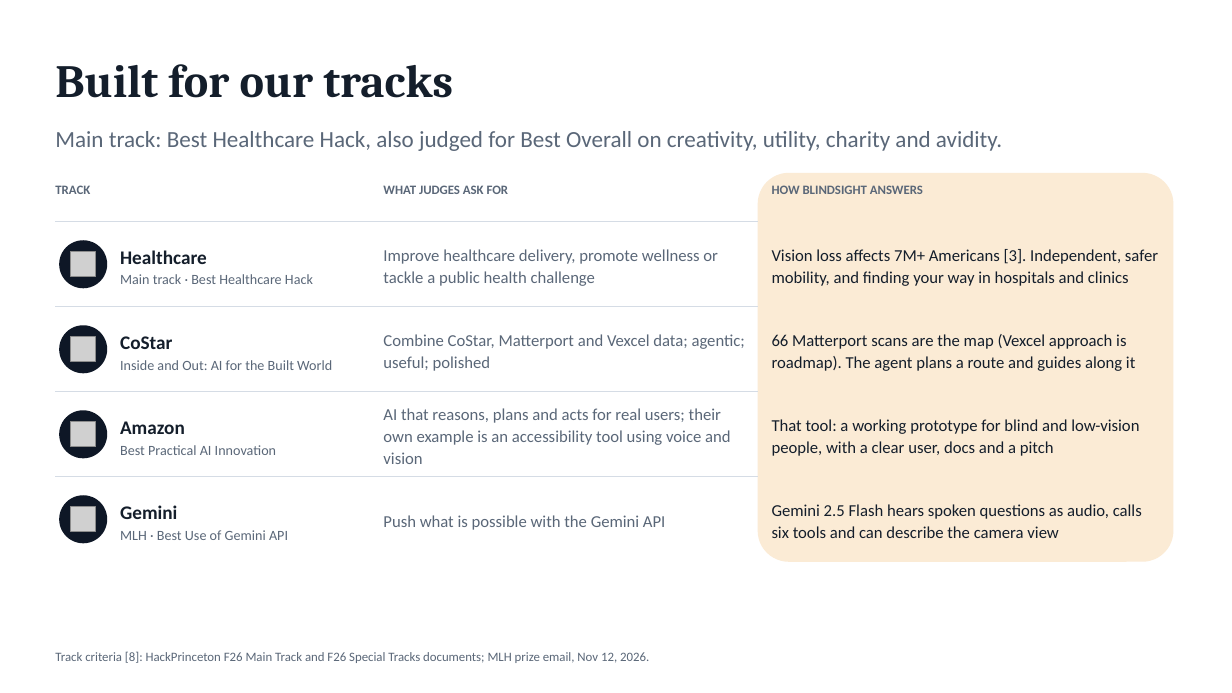
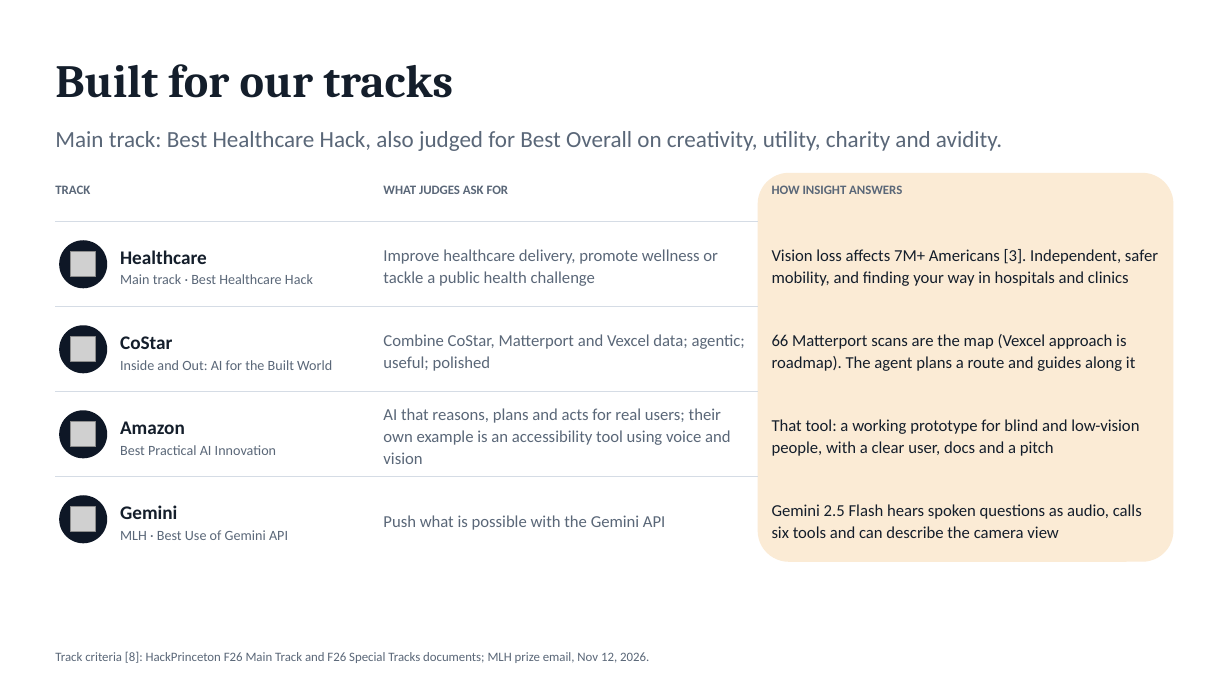
Before and after one commit to epicgdog/blindsight, a slide deck: slide 12 of slides/blindsight.pptx. Drawn at 1232x693 pixels with LibreOffice and Linux fonts; fonts in the diff are those of the drawing; grey boxes stand for pictures. Boxes give left, top, right and bottom in pixels: in the first picture for what was removed or moved away, otherwise in the second. Text is boxed around its words. In the diff, an @@ line names an element or a change of style, - is before the commit and + after.

Commit message:
Insight: Google Maps style phone screen, rename, guidance fixes
Phone app
- Map screen: 2D floor map (walls, route, entrance, you with facing arrow), turn banner in
  metres, small hold-to-talk mic, mute, bottom bar with time and metres left, Exit/Start.
- Debug sheet (swipe down or X to close): connection, localizer, ranking, position, heading,
  camera preview with boxes, server address. "Debug dots" switch shows scan points.
- Dot and arrow lerp between fixes; the last tracked fix is held through unmatched frames.
- Compass from the magnetometer (tilt compensated), so no location permission prompt.
- Banner says "turn" only past 60 degrees off the route.
- react-native-svg added (needs a dev client rebuild); bundle id com.epicgdog.insight.

Server
- Routes are straightened: straight unless a wall (0.4 m clearance) is in the way.
- Place window relaxed for ~1 frame/s (2 wins in 8 s, 1.1x margin; env overridable).
- Agent speaks on its own only for very close obstacles (AGENT_EVENTS=urgent default);
  otherwise only when the mic is used. A new phone session restarts entrance guidance.
- POST /api/agent/nav?on=0|1 for the Exit button.

Rename Blindsight -> Insight in everything user facing (app name, prompts, agent, pages,
docs, env vars INSIGHT_*, package names). Bundle id, native module and storage keys kept.

Plans: EXTRA_FLOOR.MD, DROP_PIN.MD, OBSTACLE_PATH.MD.

```diff
--- a/slides/blindsight.pptx
+++ b/slides/blindsight.pptx
@@ text at [772, 185, 902, 194]: text changed @@
-HOW BLINDSIGHT ANSWERS
+HOW INSIGHT ANSWERS
```
Also in this commit, not shown: 4 other slides changed, 59 other files.
